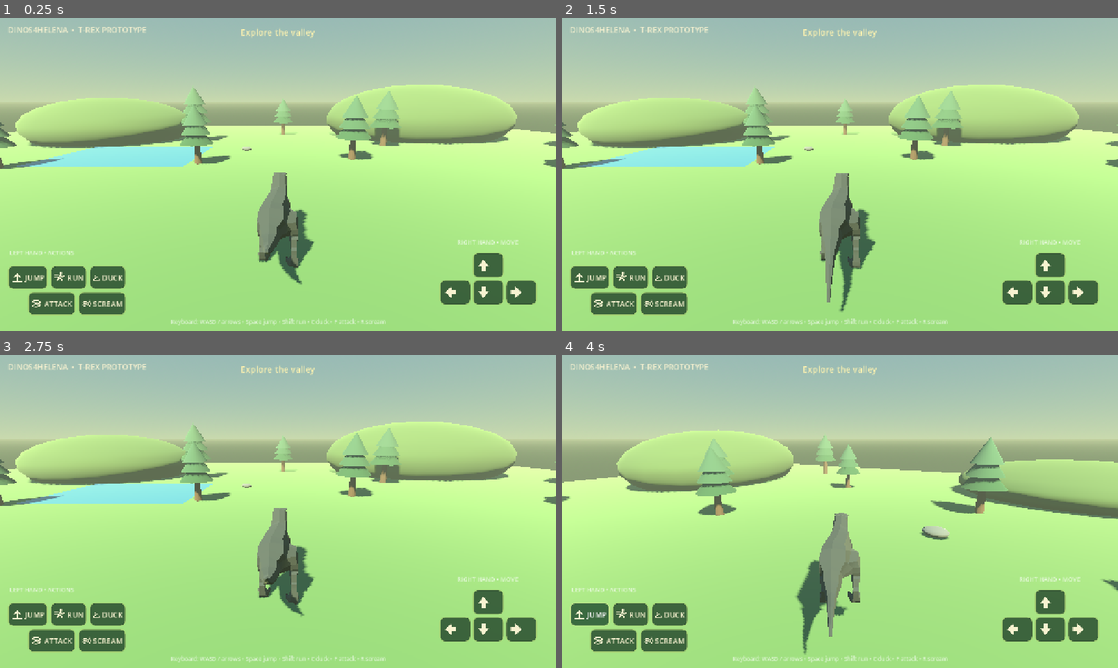
Above: before the commit, frames 1-4 (two rows, left to right).
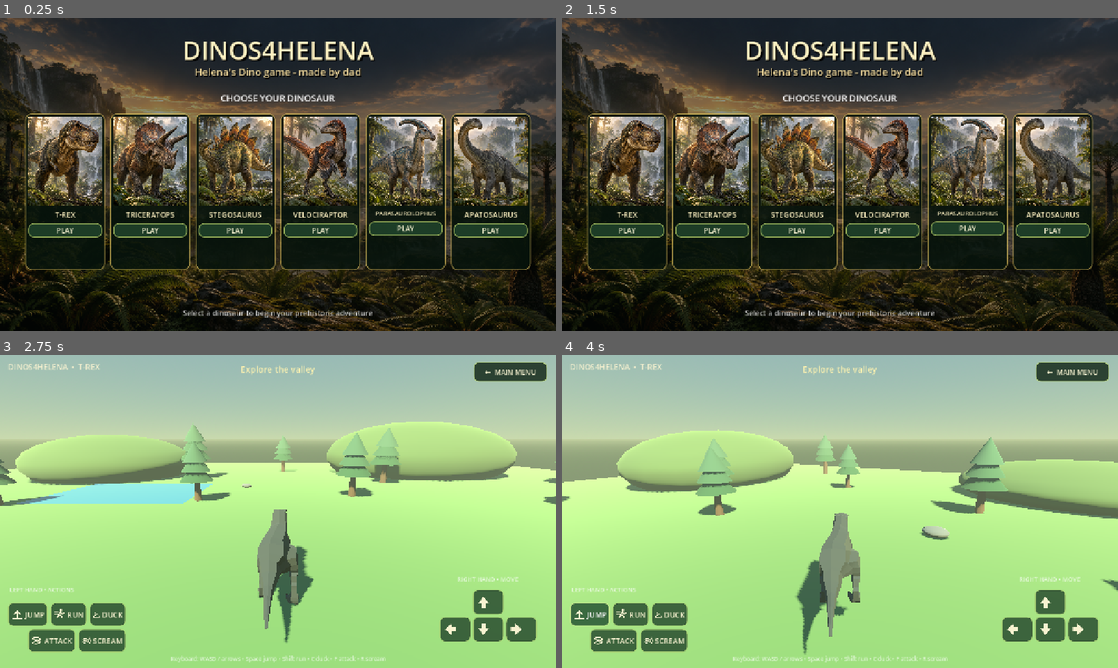
Above: after the commit, the same moments.

Repository: Studio-Level-6128/Dinos4Helena
Game: Godot game, scene res://scenes/main.tscn
The game is run twice, just before and just after one commit, with the same random seed, the same clock (stepped at 60 frames per second) and the same inputs.
Inputs (mouse positions are in pixels of both pictures, inside the frame that each line leads up to):
- Up to frame 1 (0.25 s): no input
- Up to frame 2 (1.5 s): click (628, 161) at 0.52 s; click (1073, 33) at 1.25 s, where only the run after the commit has a clickable "← MAIN MENU"
- Up to frame 3 (2.75 s): click (66, 498) at 2.02 s
- Up to frame 4 (4 s): click "JUMP" at 2.75 s; hold D (move_right) from 3.53 s (still down); tap C (duck) at 3.6 s; tap Space (jump) at 3.77 s; tap Shift (run) at 3.8 s

The runs differ from the first frame. In frame 1, 100% of the frame differs, in the area x 0-100%, y 0-100%; in frame 2, 100%; in frame 3, 1.5%; in frame 4, 0.9%.

Commit message:
6 dinos supported

Diff:
--- a/scripts/inspect_model.gd
+++ b/scripts/inspect_model.gd
@@ -2,15 +2,23 @@
 
 
 func _initialize() -> void:
-	var source := "res://assets/models/trex/Trex.fbx"
-	var packed := load(source) as PackedScene
-	if packed == null:
-		push_error("Could not load " + source)
-		quit(1)
-		return
-	var instance := packed.instantiate()
-	_print_node(instance, "")
-	instance.free()
+	var sources := [
+		"res://assets/models/trex/Trex.fbx",
+		"res://assets/models/dinosaurs/Triceratops.fbx",
+		"res://assets/models/dinosaurs/Stegosaurus.fbx",
+		"res://assets/models/dinosaurs/Velociraptor.fbx",
+		"res://assets/models/dinosaurs/Parasaurolophus.fbx",
+		"res://assets/models/dinosaurs/Apatosaurus.fbx"
+	]
+	for source in sources:
+		print("\n=== " + source + " ===")
+		var packed := load(source) as PackedScene
+		if packed == null:
+			push_error("Could not load " + source)
+			continue
+		var instance := packed.instantiate()
+		_print_node(instance, "")
+		instance.free()
 	quit()
 
 
--- a/scripts/main.gd
+++ b/scripts/main.gd
@@ -1,17 +1,184 @@
 extends Node3D
 
 const PLAYER_SCRIPT := preload("res://scripts/player_dino.gd")
+const DINOSAURS := [
+	{"id": "trex", "name": "T-Rex"},
+	{"id": "triceratops", "name": "Triceratops"},
+	{"id": "stegosaurus", "name": "Stegosaurus"},
+	{"id": "velociraptor", "name": "Velociraptor"},
+	{"id": "parasaurolophus", "name": "Parasaurolophus"},
+	{"id": "apatosaurus", "name": "Apatosaurus"}
+]
 
 var player: CharacterBody3D
 var status_label: Label
+var world_root: Node3D
+var game_hud: CanvasLayer
+var menu_layer: CanvasLayer
+var selected_dino_name := "T-Rex"
 
 
 func _ready() -> void:
 	_create_input_actions()
+	_build_main_menu()
+
+
+func _start_game(dino_id: String) -> void:
+	for dinosaur in DINOSAURS:
+		if dinosaur.id == dino_id:
+			selected_dino_name = dinosaur.name
+			break
+	menu_layer.hide()
+	world_root = Node3D.new()
+	world_root.name = "PrehistoricWorld"
+	add_child(world_root)
 	_build_environment()
 	_build_landscape()
-	_build_player()
+	_build_player(dino_id)
 	_build_hud()
+
+
+func _return_to_main_menu() -> void:
+	if is_instance_valid(game_hud):
+		game_hud.queue_free()
+	if is_instance_valid(world_root):
+		world_root.queue_free()
+	player = null
+	status_label = null
+	menu_layer.show()
+
+
+func _build_main_menu() -> void:
+	menu_layer = CanvasLayer.new()
+	menu_layer.name = "MainMenu"
+	add_child(menu_layer)
+
+	var root := Control.new()
+	root.set_anchors_and_offsets_preset(Control.PRESET_FULL_RECT)
+	menu_layer.add_child(root)
+
+	var background := TextureRect.new()
+	background.set_anchors_and_offsets_preset(Control.PRESET_FULL_RECT)
+	background.texture = load("res://assets/ui/menu/prehistoric-valley.png")
+	background.expand_mode = TextureRect.EXPAND_IGNORE_SIZE
+	background.stretch_mode = TextureRect.STRETCH_KEEP_ASPECT_COVERED
+	background.mouse_filter = Control.MOUSE_FILTER_IGNORE
+	root.add_child(background)
+
+	var shade := ColorRect.new()
+	shade.set_anchors_and_offsets_preset(Control.PRESET_FULL_RECT)
+	shade.color = Color(0.015, 0.04, 0.025, 0.46)
+	shade.mouse_filter = Control.MOUSE_FILTER_IGNORE
+	root.add_child(shade)
+
+	var title := Label.new()
+	title.text = "DINOS4HELENA"
+	title.horizontal_alignment = HORIZONTAL_ALIGNMENT_CENTER
+	title.set_anchors_preset(Control.PRESET_CENTER_TOP)
+	title.position = Vector2(-440, 34)
+	title.size = Vector2(880, 78)
+	title.add_theme_font_size_override("font_size", 58)
+	title.add_theme_color_override("font_color", Color("fff2c2"))
+	title.add_theme_color_override("font_shadow_color", Color(0, 0, 0, 0.85))
+	title.add_theme_constant_override("shadow_offset_x", 3)
+	title.add_theme_constant_override("shadow_offset_y", 4)
+	root.add_child(title)
+
+	var subtitle := Label.new()
+	subtitle.text = "Helena's Dino game - made by dad"
+	subtitle.horizontal_alignment = HORIZONTAL_ALIGNMENT_CENTER
+	subtitle.set_anchors_preset(Control.PRESET_CENTER_TOP)
+	subtitle.position = Vector2(-350, 108)
+	subtitle.size = Vector2(700, 40)
+	subtitle.add_theme_font_size_override("font_size", 23)
+	subtitle.add_theme_color_override("font_color", Color("f5dc9d"))
+	subtitle.add_theme_color_override("font_shadow_color", Color(0, 0, 0, 0.8))
+	subtitle.add_theme_constant_override("shadow_offset_x", 2)
+	subtitle.add_theme_constant_override("shadow_offset_y", 2)
+	root.add_child(subtitle)
+
+	var prompt := Label.new()
+	prompt.text = "CHOOSE YOUR DINOSAUR"
+	prompt.horizontal_alignment = HORIZONTAL_ALIGNMENT_CENTER
+	prompt.set_anchors_preset(Control.PRESET_CENTER_TOP)
+	prompt.position = Vector2(-260, 169)
+	prompt.size = Vector2(520, 42)
+	prompt.add_theme_font_size_override("font_size", 21)
+	prompt.add_theme_color_override("font_color", Color.WHITE)
+	root.add_child(prompt)
+
+	var cards := HBoxContainer.new()
+	cards.name = "DinosaurCards"
+	cards.set_anchors_preset(Control.PRESET_CENTER_TOP)
+	cards.position = Vector2(-590, 220)
+	cards.size = Vector2(1180, 360)
+	cards.alignment = BoxContainer.ALIGNMENT_CENTER
+	cards.add_theme_constant_override("separation", 12)
+	root.add_child(cards)
+
+	for dinosaur in DINOSAURS:
+		cards.add_child(_create_dino_card(dinosaur.id, dinosaur.name))
+
+	var footer := Label.new()
+	footer.text = "Select a dinosaur to begin your prehistoric adventure"
+	footer.horizontal_alignment = HORIZONTAL_ALIGNMENT_CENTER
+	footer.set_anchors_preset(Control.PRESET_CENTER_BOTTOM)
+	footer.position = Vector2(-350, -54)
+	footer.size = Vector2(700, 32)
+	footer.add_theme_font_size_override("font_size", 17)
+	footer.add_theme_color_override("font_color", Color(1, 1, 1, 0.82))
+	root.add_child(footer)
+
+
+func _create_dino_card(dino_id: String, display_name: String) -> Control:
+	var panel := PanelContainer.new()
+	panel.custom_minimum_size = Vector2(184, 320)
+	panel.add_theme_stylebox_override("panel", _card_style())
+
+	var column := VBoxContainer.new()
+	column.add_theme_constant_override("separation", 8)
+	panel.add_child(column)
+
+	var portrait := TextureButton.new()
+	portrait.custom_minimum_size = Vector2(168, 205)
+	portrait.texture_normal = load("res://assets/ui/menu/%s.png" % dino_id)
+	portrait.ignore_texture_size = true
+	portrait.stretch_mode = TextureButton.STRETCH_KEEP_ASPECT_COVERED
+	portrait.tooltip_text = "Play as " + display_name
+	portrait.pressed.connect(_start_game.bind(dino_id))
+	column.add_child(portrait)
+
+	var name_label := Label.new()
+	name_label.text = display_name.to_upper()
+	name_label.horizontal_alignment = HORIZONTAL_ALIGNMENT_CENTER
+	name_label.add_theme_font_size_override("font_size", 17 if display_name.length() < 13 else 14)
+	name_label.add_theme_color_override("font_color", Color("fff2c2"))
+	column.add_child(name_label)
+
+	var play := Button.new()
+	play.text = "PLAY"
+	play.focus_mode = Control.FOCUS_NONE
+	play.add_theme_font_size_override("font_size", 16)
+	play.add_theme_color_override("font_color", Color("f7f2d0"))
+	play.add_theme_stylebox_override("normal", _button_style(Color(0.12, 0.25, 0.16, 0.92), Color(0.72, 0.83, 0.42, 0.8)))
+	play.add_theme_stylebox_override("hover", _button_style(Color(0.24, 0.43, 0.22, 0.96), Color("f7f2d0")))
+	play.add_theme_stylebox_override("pressed", _button_style(Color(0.52, 0.64, 0.24, 1.0), Color.WHITE))
+	play.pressed.connect(_start_game.bind(dino_id))
+	column.add_child(play)
+	return panel
+
+
+func _card_style() -> StyleBoxFlat:
+	var style := StyleBoxFlat.new()
+	style.bg_color = Color(0.025, 0.075, 0.045, 0.88)
+	style.border_color = Color(0.82, 0.72, 0.35, 0.72)
+	style.set_border_width_all(2)
+	style.set_corner_radius_all(14)
+	style.content_margin_left = 7
+	style.content_margin_right = 7
+	style.content_margin_top = 7
+	style.content_margin_bottom = 9
+	return style
 
 
 func _build_environment() -> void:
@@ -33,7 +200,7 @@
 	environment.fog_density = 0.006
 	environment.fog_sky_affect = 0.45
 	world_environment.environment = environment
-	add_child(world_environment)
+	world_root.add_child(world_environment)
 
 	var sun := DirectionalLight3D.new()
 	sun.rotation_degrees = Vector3(-48.0, -32.0, 0.0)
@@ -41,13 +208,13 @@
 	sun.light_energy = 1.25
 	sun.shadow_enabled = true
 	sun.directional_shadow_max_distance = 55.0
-	add_child(sun)
+	world_root.add_child(sun)
 
 
 func _build_landscape() -> void:
 	var ground := StaticBody3D.new()
 	ground.name = "Ground"
-	add_child(ground)
+	world_root.add_child(ground)
 
 	var ground_mesh := MeshInstance3D.new()
 	var ground_box := BoxMesh.new()
@@ -88,26 +255,27 @@
 		_create_rock(rock_positions[index], 0.7 + float(index % 3) * 0.35)
 
 
-func _build_player() -> void:
+func _build_player(dino_id: String) -> void:
 	player = CharacterBody3D.new()
-	player.name = "PlayerT-Rex"
+	player.name = "PlayerDinosaur"
 	player.set_script(PLAYER_SCRIPT)
+	player.set("dino_id", dino_id)
 	player.position = Vector3(0.0, 0.1, 5.0)
-	add_child(player)
+	world_root.add_child(player)
 	player.screamed.connect(_on_dino_screamed)
 
 
 func _build_hud() -> void:
-	var layer := CanvasLayer.new()
-	layer.name = "TouchControls"
-	add_child(layer)
+	game_hud = CanvasLayer.new()
+	game_hud.name = "TouchControls"
+	add_child(game_hud)
 
 	var root := Control.new()
 	root.set_anchors_and_offsets_preset(Control.PRESET_FULL_RECT)
-	layer.add_child(root)
+	game_hud.add_child(root)
 
 	var title := Label.new()
-	title.text = "DINOS4HELENA  •  T-REX PROTOTYPE"
+	title.text = "DINOS4HELENA  •  " + selected_dino_name.to_upper()
 	title.position = Vector2(18, 14)
 	title.add_theme_font_size_override("font_size", 18)
 	title.add_theme_color_override("font_color", Color("f4f0cf"))
@@ -167,6 +335,20 @@
 	keyboard_hint.add_theme_font_size_override("font_size", 13)
 	keyboard_hint.add_theme_color_override("font_color", Color(1, 1, 1, 0.68))
 	root.add_child(keyboard_hint)
+
+	var menu_button := Button.new()
+	menu_button.text = "←  MAIN MENU"
+	menu_button.set_anchors_preset(Control.PRESET_TOP_RIGHT)
+	menu_button.position = Vector2(-190, 16)
+	menu_button.size = Vector2(170, 46)
+	menu_button.focus_mode = Control.FOCUS_NONE
+	menu_button.add_theme_font_size_override("font_size", 16)
+	menu_button.add_theme_color_override("font_color", Color("f7f2d0"))
+	menu_button.add_theme_stylebox_override("normal", _button_style(Color(0.08, 0.16, 0.1, 0.84), Color(0.72, 0.83, 0.42, 0.72)))
+	menu_button.add_theme_stylebox_override("hover", _button_style(Color(0.18, 0.34, 0.2, 0.94), Color("f7f2d0")))
+	menu_button.add_theme_stylebox_override("pressed", _button_style(Color(0.48, 0.6, 0.24, 1.0), Color.WHITE))
+	menu_button.pressed.connect(_return_to_main_menu)
+	root.add_child(menu_button)
 
 
 func _add_action_button(parent: Control, caption: String, action: StringName, button_position: Vector2, button_size: Vector2) -> void:
@@ -220,7 +402,7 @@
 	water.transparency = BaseMaterial3D.TRANSPARENCY_ALPHA
 	water.metallic = 0.1
 	pond.material_override = water
-	add_child(pond)
+	world_root.add_child(pond)
 
 
 func _create_hill(hill_position: Vector3, hill_scale: Vector3) -> void:
@@ -234,14 +416,14 @@
 	hill.position = hill_position
 	hill.scale = hill_scale
 	hill.material_override = _material(Color("58763e"), 1.0)
-	add_child(hill)
+	world_root.add_child(hill)
 
 
 func _create_tree(tree_position: Vector3, tree_scale: float) -> void:
 	var tree := Node3D.new()
 	tree.position = tree_position
 	tree.scale = Vector3.ONE * tree_scale
-	add_child(tree)
+	world_root.add_child(tree)
 
 	var trunk := MeshInstance3D.new()
 	var trunk_mesh := CylinderMesh.new()
@@ -277,7 +459,7 @@
 	rock.scale = Vector3(1.25, 0.65, 0.9) * rock_scale
 	rock.rotation_degrees.y = rock_position.x * 7.0
 	rock.material_override = _material(Color("77796e"), 1.0)
-	add_child(rock)
+	world_root.add_child(rock)
 
 
 func _material(color: Color, roughness: float) -> StandardMaterial3D:
--- a/scripts/player_dino.gd
+++ b/scripts/player_dino.gd
@@ -2,14 +2,42 @@
 
 signal screamed
 
-const MODEL_SCENE := preload("res://assets/models/trex/Trex.fbx")
 const WALK_SPEED := 4.0
 const RUN_SPEED := 8.0
 const DUCK_SPEED := 2.2
 const JUMP_VELOCITY := 7.0
 const TURN_SPEED := 2.4
-const MODEL_SCALE := 0.20
-
+const DINO_CONFIGS := {
+	"trex": {
+		"path": "res://assets/models/trex/Trex.fbx", "scale": 0.20,
+		"radius": 0.95, "height": 3.8, "camera_y": 3.4, "camera_length": 9.0, "speed": 1.0
+	},
+	"triceratops": {
+		"path": "res://assets/models/dinosaurs/Triceratops.fbx", "scale": 0.20,
+		"radius": 1.0, "height": 2.8, "camera_y": 2.8, "camera_length": 9.0, "speed": 0.9
+	},
+	"stegosaurus": {
+		"path": "res://assets/models/dinosaurs/Stegosaurus.fbx", "scale": 0.20,
+		"radius": 1.0, "height": 2.8, "camera_y": 2.9, "camera_length": 9.5, "speed": 0.86
+	},
+	"velociraptor": {
+		"path": "res://assets/models/dinosaurs/Velociraptor.fbx", "scale": 0.22,
+		"radius": 0.55, "height": 2.2, "camera_y": 2.3, "camera_length": 7.0, "speed": 1.28
+	},
+	"parasaurolophus": {
+		"path": "res://assets/models/dinosaurs/Parasaurolophus.fbx", "scale": 0.20,
+		"radius": 0.8, "height": 3.2, "camera_y": 3.1, "camera_length": 8.5, "speed": 1.0
+	},
+	"apatosaurus": {
+		"path": "res://assets/models/dinosaurs/Apatosaurus.fbx", "scale": 0.14,
+		"radius": 1.25, "height": 5.0, "camera_y": 4.8, "camera_length": 12.0, "speed": 0.72
+	}
+}
+
+var dino_id := "trex"
+var dino_config: Dictionary
+var model_scale := 0.20
+var movement_scale := 1.0
 var gravity: float = ProjectSettings.get_setting("physics/3d/default_gravity")
 var model_root: Node3D
 var animation_player: AnimationPlayer
@@ -22,6 +50,9 @@
 
 
 func _ready() -> void:
+	dino_config = DINO_CONFIGS.get(dino_id, DINO_CONFIGS.trex)
+	model_scale = dino_config.scale
+	movement_scale = dino_config.speed
 	_build_collision()
 	_build_model()
 	_build_follow_camera()
@@ -56,7 +87,7 @@
 
 	var ducking := _action_pressed("duck")
 	var running := _action_pressed("run") and not ducking
-	var speed := DUCK_SPEED if ducking else (RUN_SPEED if running else WALK_SPEED)
+	var speed := (DUCK_SPEED if ducking else (RUN_SPEED if running else WALK_SPEED)) * movement_scale
 
 	if attack_time <= 0.0 and scream_time <= 0.0:
 		rotation.y += steering * TURN_SPEED * delta
@@ -70,7 +101,7 @@
 		velocity.x = move_toward(velocity.x, 0.0, speed * 14.0 * delta)
 		velocity.z = move_toward(velocity.z, 0.0, speed * 14.0 * delta)
 
-	var target_y_scale := MODEL_SCALE * (0.68 if ducking else 1.0)
+	var target_y_scale := model_scale * (0.68 if ducking else 1.0)
 	model_root.scale.y = lerpf(model_root.scale.y, target_y_scale, 10.0 * delta)
 	var roar_tilt := deg_to_rad(-10.0 + sin(scream_time * 20.0) * 2.0) if scream_time > 0.0 else 0.0
 	model_root.rotation.x = lerpf(model_root.rotation.x, roar_tilt, 9.0 * delta)
@@ -92,17 +123,18 @@
 func _build_collision() -> void:
 	var collision := CollisionShape3D.new()
 	var shape := CapsuleShape3D.new()
-	shape.radius = 0.95
-	shape.height = 3.8
+	shape.radius = dino_config.radius
+	shape.height = dino_config.height
 	collision.shape = shape
-	collision.position.y = 1.9
+	collision.position.y = float(dino_config.height) * 0.5
 	add_child(collision)
 
 
 func _build_model() -> void:
-	model_root = MODEL_SCENE.instantiate()
-	model_root.name = "T-Rex"
-	model_root.scale = Vector3.ONE * MODEL_SCALE
+	var model_scene := load(dino_config.path) as PackedScene
+	model_root = model_scene.instantiate()
+	model_root.name = "DinosaurModel"
+	model_root.scale = Vector3.ONE * model_scale
 	# The source FBX faces +Z. Godot gameplay convention uses -Z as forward.
 	model_root.rotation.y = PI
 	add_child(model_root)
@@ -118,12 +150,12 @@
 func _build_follow_camera() -> void:
 	var pivot := Node3D.new()
 	pivot.name = "CameraPivot"
-	pivot.position = Vector3(0.0, 3.4, 0.0)
+	pivot.position = Vector3(0.0, dino_config.camera_y, 0.0)
 	pivot.rotation_degrees.x = -16.0
 	add_child(pivot)
 
 	var spring_arm := SpringArm3D.new()
-	spring_arm.spring_length = 9.0
+	spring_arm.spring_length = dino_config.camera_length
 	spring_arm.margin = 0.25
 	spring_arm.collision_mask = 1
 	pivot.add_child(spring_arm)
--- /dev/null
+++ b/tests/dinosaur_selection_smoke.gd
@@ -0,0 +1,32 @@
+extends SceneTree
+
+const DINO_IDS := ["trex", "triceratops", "stegosaurus", "velociraptor", "parasaurolophus", "apatosaurus"]
+
+
+func _initialize() -> void:
+	_run.call_deferred()
+
+
+func _run() -> void:
+	var scene := load("res://scenes/main.tscn") as PackedScene
+	var app := scene.instantiate()
+	root.add_child(app)
+	await process_frame
+	assert(app.menu_layer.visible, "Main menu is not visible at startup")
+
+	for dino_id in DINO_IDS:
+		app._start_game(dino_id)
+		await process_frame
+		await physics_frame
+		var player := app.get_node("PrehistoricWorld/PlayerDinosaur")
+		assert(player.dino_id == dino_id, "Wrong dinosaur selected: " + dino_id)
+		assert(player.animation_player != null, "Missing animations for: " + dino_id)
+		assert(player.animation_player.get_animation_list().size() >= 5, "Incomplete animation set for: " + dino_id)
+		app._return_to_main_menu()
+		await process_frame
+		assert(app.menu_layer.visible, "Could not return to menu after: " + dino_id)
+
+	print("Dinosaur selection smoke test passed for all 6 species")
+	app.queue_free()
+	await process_frame
+	quit()
--- a/tests/gameplay_smoke.gd
+++ b/tests/gameplay_smoke.gd
@@ -10,9 +10,11 @@
 	var world := scene.instantiate()
 	root.add_child(world)
 	await process_frame
+	assert(world.menu_layer.visible, "Main menu was not shown on launch")
+	world._start_game("trex")
 	await physics_frame
 
-	var player := world.get_node("PlayerT-Rex") as CharacterBody3D
+	var player := world.get_node("PrehistoricWorld/PlayerDinosaur") as CharacterBody3D
 	var initial_z := player.position.z
 	player.set_mobile_action("move_forward", true)
 	player.set_mobile_action("run", true)
--- /dev/null
+++ b/tests/preview_selected_dino.gd
@@ -0,0 +1,18 @@
+extends SceneTree
+
+
+func _initialize() -> void:
+	_run.call_deferred()
+
+
+func _run() -> void:
+	var args := OS.get_cmdline_user_args()
+	var dino_id := args[0] if not args.is_empty() else "trex"
+	var scene := load("res://scenes/main.tscn") as PackedScene
+	var app := scene.instantiate()
+	root.add_child(app)
+	await process_frame
+	app._start_game(dino_id)
+	for frame in 3:
+		await process_frame
+	print("Previewing selected dinosaur: " + dino_id)
Binary file added: assets/models/dinosaurs/Apatosaurus.fbx
Not shown, added: assets/models/dinosaurs/Apatosaurus.fbx.import
Not shown, added: assets/models/dinosaurs/LICENSE.txt
Binary file added: assets/models/dinosaurs/Parasaurolophus.fbx
Not shown, added: assets/models/dinosaurs/Parasaurolophus.fbx.import
Binary file added: assets/models/dinosaurs/Stegosaurus.fbx
Not shown, added: assets/models/dinosaurs/Stegosaurus.fbx.import
Binary file added: assets/models/dinosaurs/Trex.fbx
Not shown, added: assets/models/dinosaurs/Trex.fbx.import
Binary file added: assets/models/dinosaurs/Triceratops.fbx
Not shown, added: assets/models/dinosaurs/Triceratops.fbx.import
Binary file added: assets/models/dinosaurs/Velociraptor.fbx
(and 19 more such lines)
